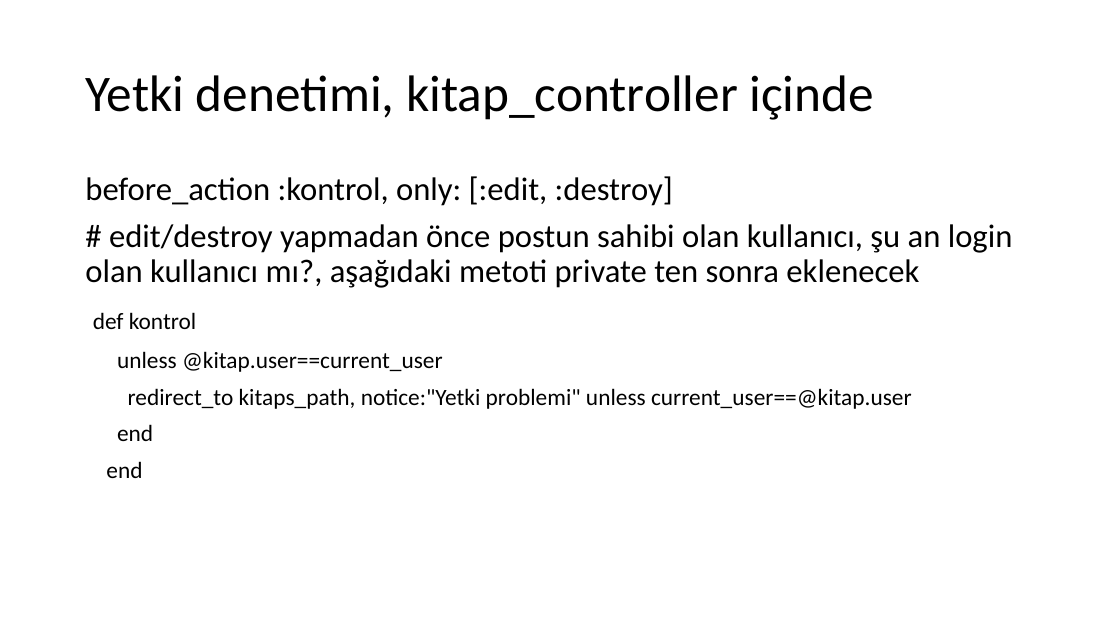
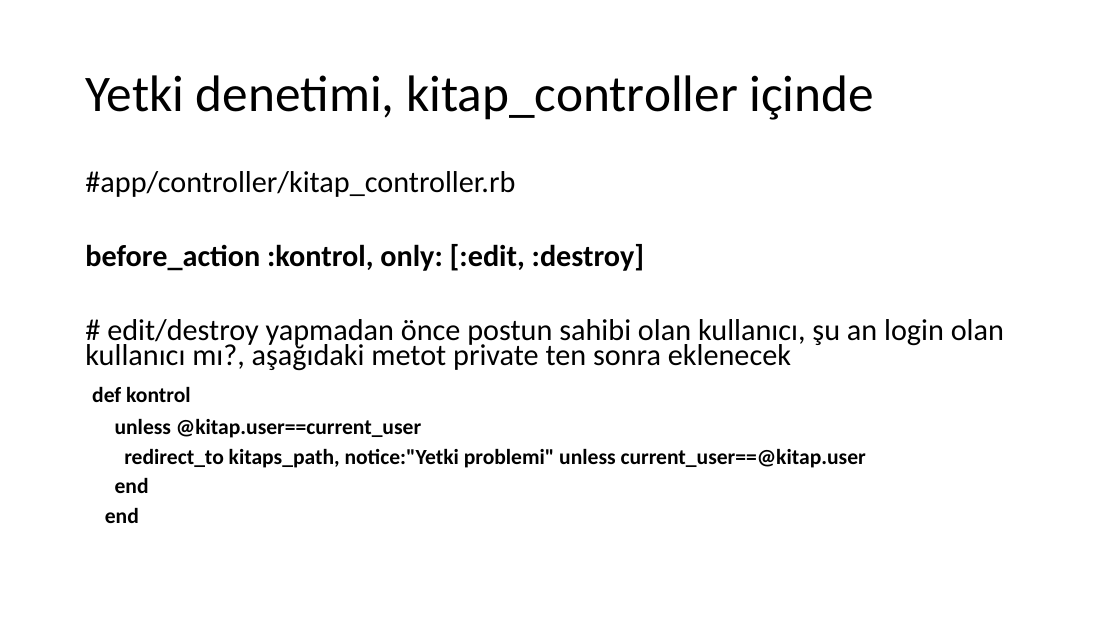
Before and after one commit to gorkemcakici/Web-Programlama, a slide deck: slide 7 of H9/1-Many.pptx. Drawn at 1120x630 pixels with LibreOffice and Linux fonts; fonts in the diff are those of the drawing. Boxes give left, top, right and bottom in pixels: in the first picture for what was removed or moved away, otherwise in the second. Text is boxed around its words. In the diff, an @@ line names an element or a change of style, - is before the commit and + after.

```diff
--- a/H9/1-Many.pptx
+++ b/H9/1-Many.pptx
@@ text at (x1=85, y1=171, x2=515, y2=197): paragraph added @@
+#app/controller/kitap_controller.rb
@@ text at (x1=85, y1=244, x2=866, y2=523): size 28 to 25.9 pt in "before_action :kontrol, only: [:edit, :destroy]"; bold on in "before_action :kontrol, only: [:edit, :destroy]", "def kontrol", "unless @kitap.user==current_user", "redirect_to kitaps_path, notice:"Yetki problemi" unless curr ..." and 2 more places; size 20 to 18.5 pt in "def kontrol", "unless @kitap.user==current_user", "redirect_to kitaps_path, notice:"Yetki problemi" unless curr ...", "end" and 1 more places; line spacing 0.9 to 0.7 @@
@@ text at (x1=85, y1=319, x2=1004, y2=371): text changed; size 28 to 25.9 pt @@
-# edit/destroy yapmadan önce postun sahibi olan kullanıcı, şu an login olan kullanıcı mı?, aşağıdaki metoti private ten sonra eklenecek
+# edit/destroy yapmadan önce postun sahibi olan kullanıcı, şu an login olan kullanıcı mı?, aşağıdaki metot private ten sonra eklenecek
```
Also in this commit, not shown: 7 other slides changed.
